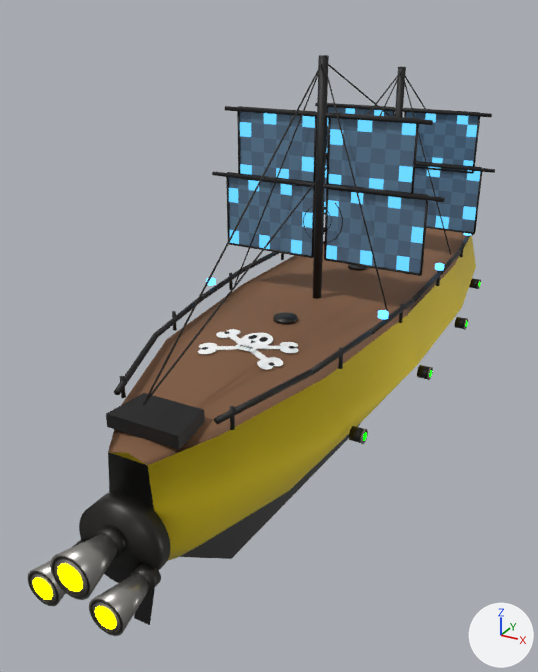
The glTF model ThoriumGap_JS/models/Ship_Pirate_2.glb: old version first, new version second.
Camera for both pictures: a 50 mm lens placed at (2.21, -5.56, 2.57), pointed at (-0.56, -0.53, 0.06). Arrows for +X, +Y and +Z are at lower right; the lights stay in place. The first picture is the older version. Where no turn or scale is listed for an object, it has been applied to the vertices.

Objects in the first picture: 'EngineBell_CenterUpper_IronRocketNozzle', 'EngineBell_StarboardLower_IronRocketNozzle', 'EngineDeck_AftTransomArmoredMount', 'EngineEmitter', 'Hull_MetalSailingShipBody', 'Keel_DeepSpaceSailingKeel', 'Mast_Main_DarkMetalHeritageSpar', 'SolarPanelSail_Fore_01_RigidHeritageArray', 'SolarPanelSail_Fore_02_RigidHeritageArray', 'SolarPanelSail_Main_01_RigidHeritageArray', 'SolarPanelSail_Main_02_RigidHeritageArray', 'SternTransom_LowReinforcedAftDeckCap' and 83 more.
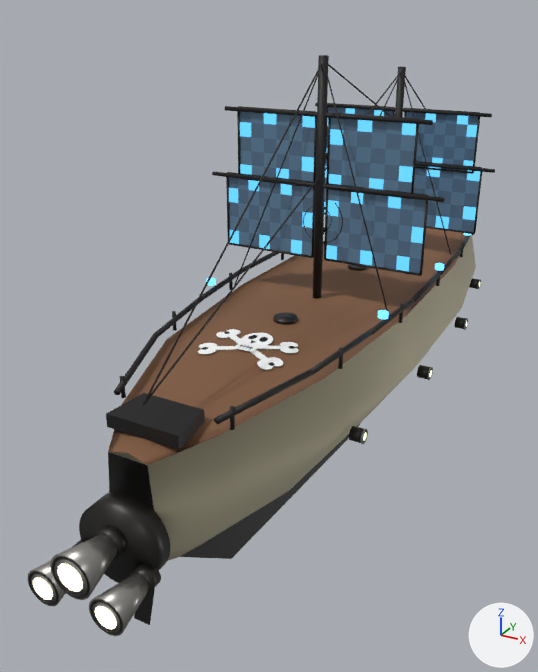
Where the change shows, as pixel boxes [x1, y1, x2, y2] in the pictures (538 x 672 px):
'Hull_MetalSailingShipBody', recoloured (yellow to beige)
    both: [109, 235, 476, 560]
'EngineEmitter', recoloured (yellow to beige)
    both: [33, 564, 116, 629]

The change, as a list of edits to the scene's bpy script:
```text
Change mat_engineglow:
    mat_engineglow.emission_color: (1.0, 1.0, 0.0) -> (0.62, 0.57, 0.4)  # yellow #ffff00 -> beige #cec7aa
Change mat_enemy_ghostpiratefamily_gravebrig_fullyellowwithblackdetails_swirl_jollyroger_seed405329_hull_paintedmetalsailingbody:
    mat_enemy_ghostpiratefamily_gravebrig_fullyellowwithblackdetails_swirl_jollyroger_seed405329_hull_paintedmetalsailingbody.base_color: (1.0, 0.78, 0.02) -> (0.62, 0.57, 0.4)  # yellow #ffe527 -> beige #cec7aa
```
